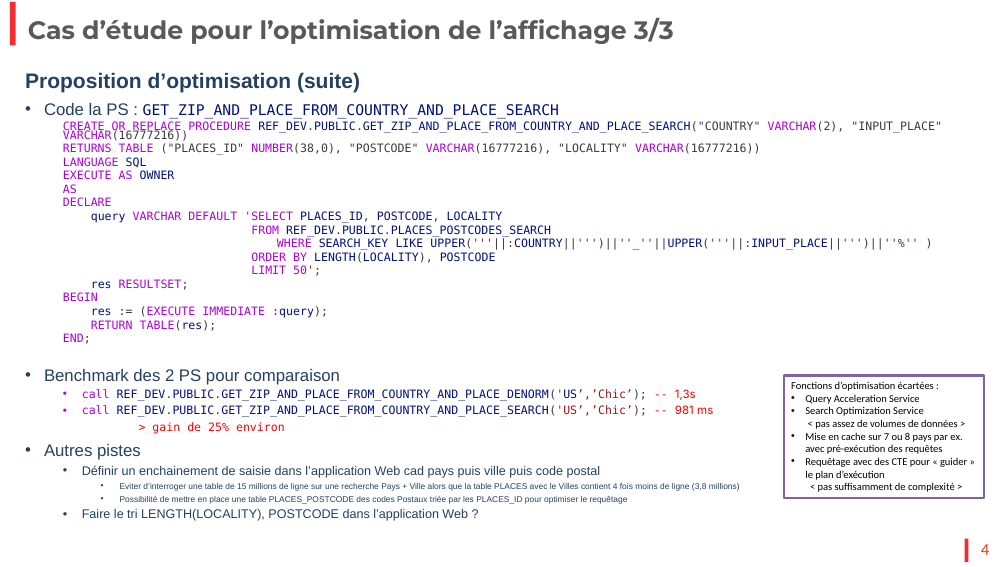
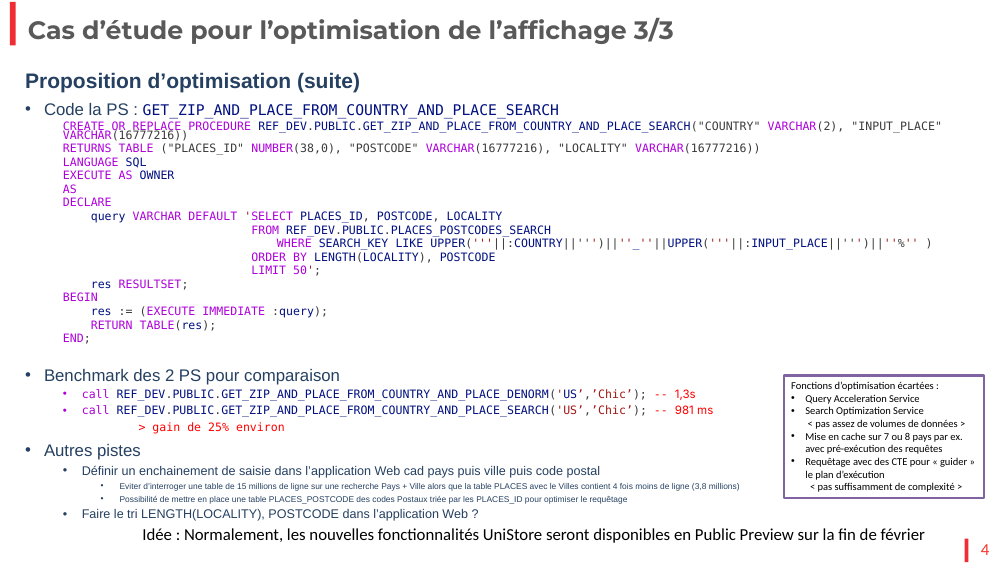
Before and after one commit to PhilippeR-dev/edhec-expert, a slide deck: slide 4 of EDHEC_Referentiel_Geographique.pptx. Drawn at 1008x567 pixels with LibreOffice and Linux fonts; fonts in the diff are those of the drawing; background and template pictures are left out. Boxes give left, top, right and bottom in pixels: in the first picture for what was removed or moved away, otherwise in the second. Text is boxed around its words. In the diff, an @@ line names an element or a change of style, - is before the commit and + after.

Commit message:
Modification Présentation

```diff
--- a/EDHEC_Referentiel_Geographique.pptx
+++ b/EDHEC_Referentiel_Geographique.pptx
@@ text added at (142,528,925,543), 16 pt, text #000000 @@
+Idée : Normalement, les nouvelles fonctionnalités UniStore seront disponibles en Public Preview sur la fin de février
```
